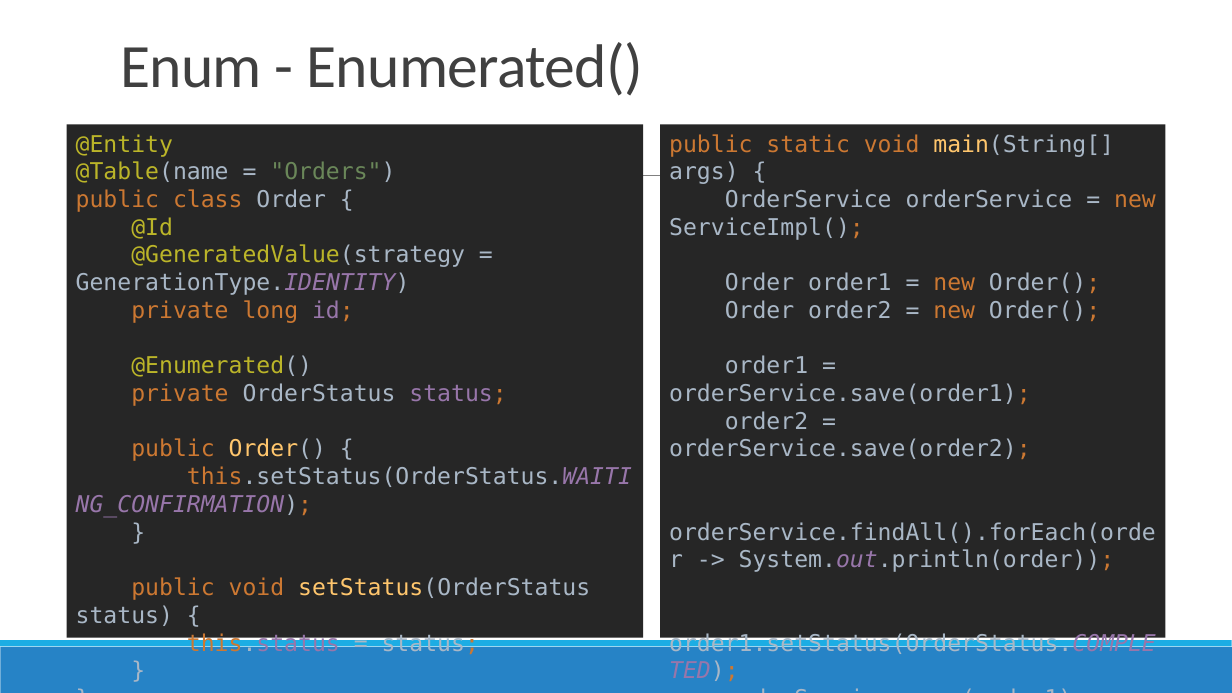
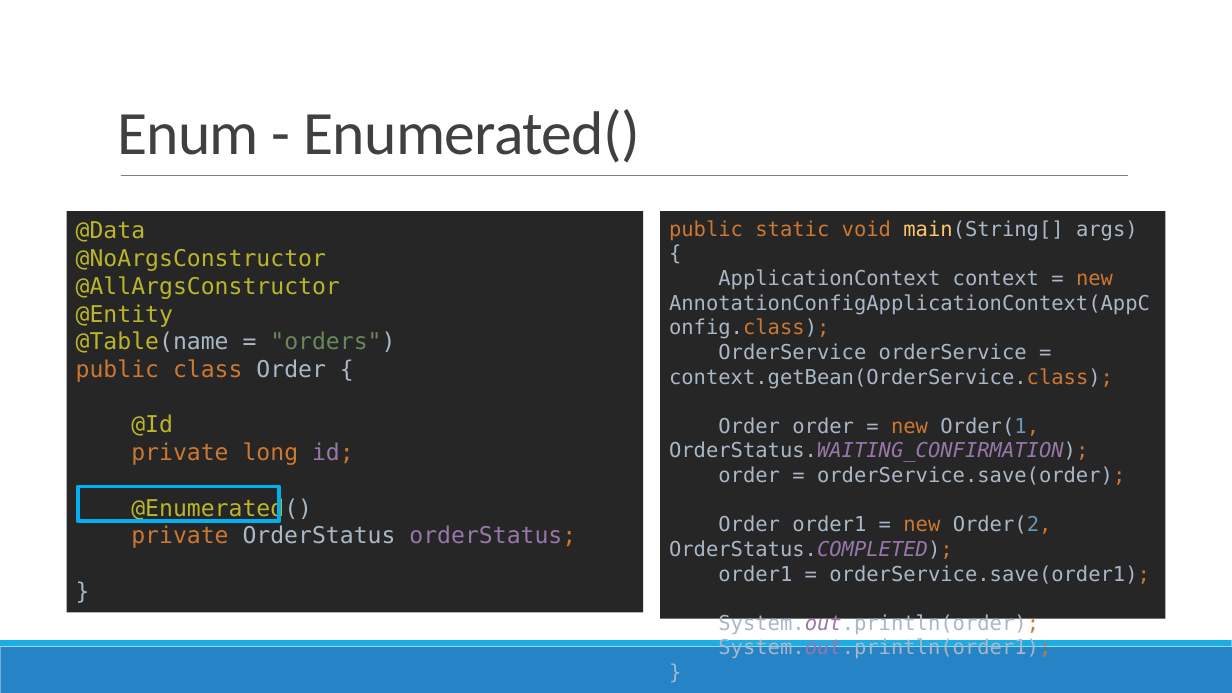
Before and after one commit to nguyenthanhtam1102/trainee-dev-vti-public, a slide deck: slide 4 of Tuần 6 - Java/Advanced Java.pptx. Drawn at 1232x693 pixels with LibreOffice and Linux fonts; fonts in the diff are those of the drawing. Boxes give left, top, right and bottom in pixels: in the first picture for what was removed or moved away, otherwise in the second. Text is boxed around its words. In the diff, an @@ line names an element or a change of style, - is before the commit and + after.

```diff
--- a/Tuần 6 - Java/Advanced Java.pptx
+++ b/Tuần 6 - Java/Advanced Java.pptx
@@ title "Enum - Enumerated()": place and size @@
-title "Enum - Enumerated()" at <box>120,42,643,96</box>
+title "Enum - Enumerated()" at <box>117,109,640,163</box>
@@ rectangle "@Data @NoArgsConstructor @AllArgsConstructor @Entity @Table( ...": place and size @@
-rectangle "@Data @NoArgsConstructor @AllArgsConstructor @Entity @Table( ..." at <box>67,125,643,638</box>
+rectangle "@Data @NoArgsConstructor @AllArgsConstructor @Entity @Table( ..." at <box>67,212,643,613</box>
@@ text in rectangle at <box>76,221,576,548</box>: text changed; text colour #A9B7C6 to #BBB529 @@
-@Entity
-@Table(name = "Orders")
-public class Order {
-@Id
-@GeneratedValue(strategy = GenerationType.IDENTITY)
-private long id;
-@Enumerated()
-private OrderStatus status;
-public Order() {
-this.setStatus(OrderStatus.WAITING_CONFIRMATION);
-}
-public void setStatus(OrderStatus status) {
-this.status = status;
-}
-}
+@Data
+@NoArgsConstructor
+@AllArgsConstructor
+@Entity
+@Table(name = "orders")
+public class Order {
+@Id
+private long id;
+@Enumerated()
+private OrderStatus orderStatus;
+}
@@ rectangle "public static void main(String[] args) ...": place and size @@
-rectangle "public static void main(String[] args) ..." at <box>660,125,1165,638</box>
+rectangle "public static void main(String[] args) ..." at <box>660,212,1165,619</box>
@@ text in rectangle at <box>669,220,1150,658</box>: text changed; size 18 to 16 pt @@
-public static void main(String[] args) {
-OrderService orderService = new ServiceImpl();
-Order order1 = new Order();
-Order order2 = new Order();
-order1 = orderService.save(order1);
-order2 = orderService.save(order2);
-orderService.findAll().forEach(order -> System.out.println(order));
-order1.setStatus(OrderStatus.COMPLETED);
-orderService.save(order1);
-orderService.findAll().forEach(order -> System.out.println(order));
-}
+public static void main(String[] args) {
+ApplicationContext context = new AnnotationConfigApplicationContext(AppConfig.class);
+OrderService orderService = context.getBean(OrderService.class);
+Order order = new Order(1, OrderStatus.WAITING_CONFIRMATION);
+order = orderService.save(order);
+Order order1 = new Order(2, OrderStatus.COMPLETED);
+order1 = orderService.save(order1);
+System.out.println(order);
+System.out.println(order1);
+}
@@ rectangle added at <box>79,487,279,522</box>, outline #00B0F0 3 pt @@
```
Also in this commit, not shown: 52 other slides changed, 39 slides added, 12 slides removed.
